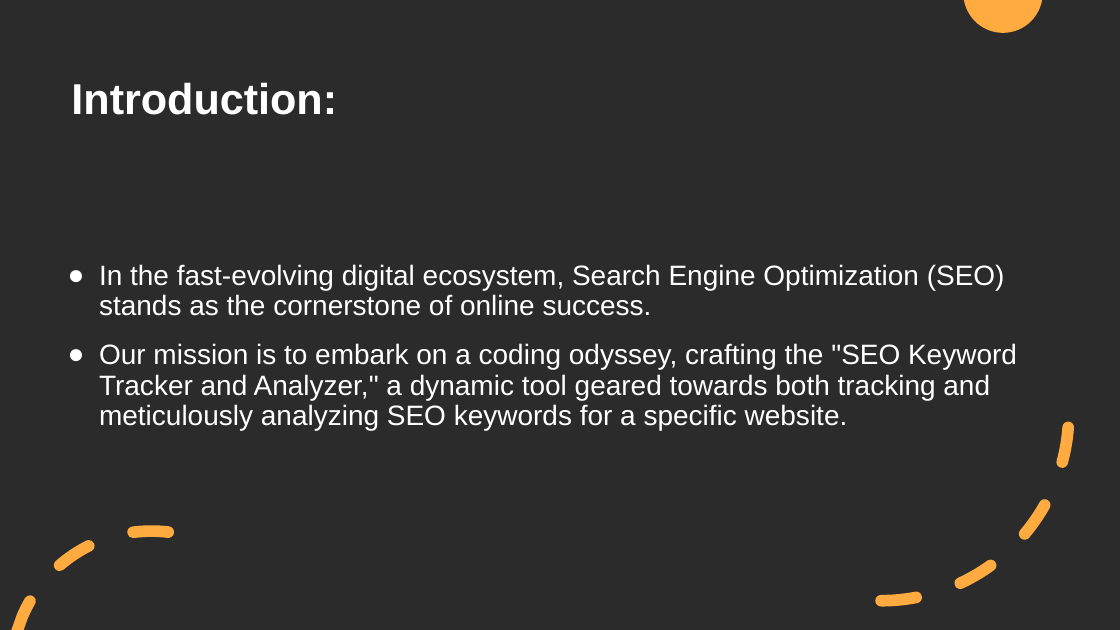
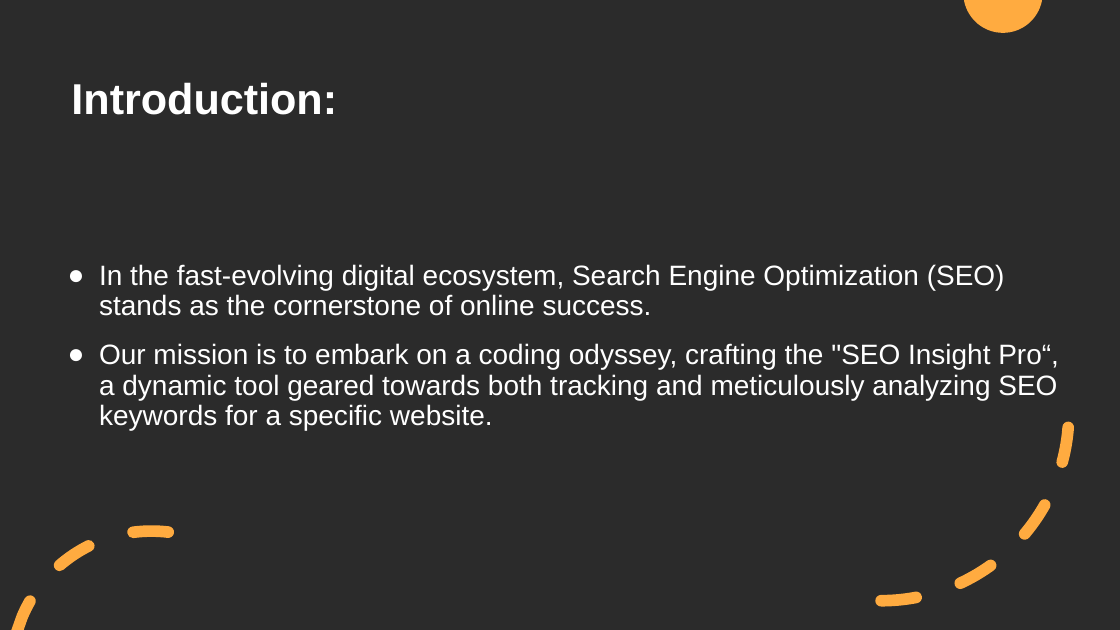
Before and after one commit to akashbu/SEO-Keyword-Tracker-Analyzer-and-Recommender, a slide deck: slide 3 of SEO_PPT.pptx. Drawn at 1120x630 pixels with LibreOffice and Linux fonts; fonts in the diff are those of the drawing; background and template pictures are left out; a plain dark background stands for a picture behind light text. Boxes give left, top, right and bottom in pixels: in the first picture for what was removed or moved away, otherwise in the second. Text is boxed around its words. In the diff, an @@ line names an element or a change of style, - is before the commit and + after.

```diff
--- a/SEO_PPT.pptx
+++ b/SEO_PPT.pptx
@@ text at [99, 343, 1059, 430]: text changed @@
-● Our mission is to embark on a coding odyssey, crafting the "SEO Keyword Tracker and Analyzer," a dynamic tool geared towards both tracking and meticulously analyzing SEO keywords for a specific website.
+● Our mission is to embark on a coding odyssey, crafting the "SEO Insight Pro“, a dynamic tool geared towards both tracking and meticulously analyzing SEO keywords for a specific website.
```
Also in this commit, not shown: 1 other slide changed, 12 other files.
